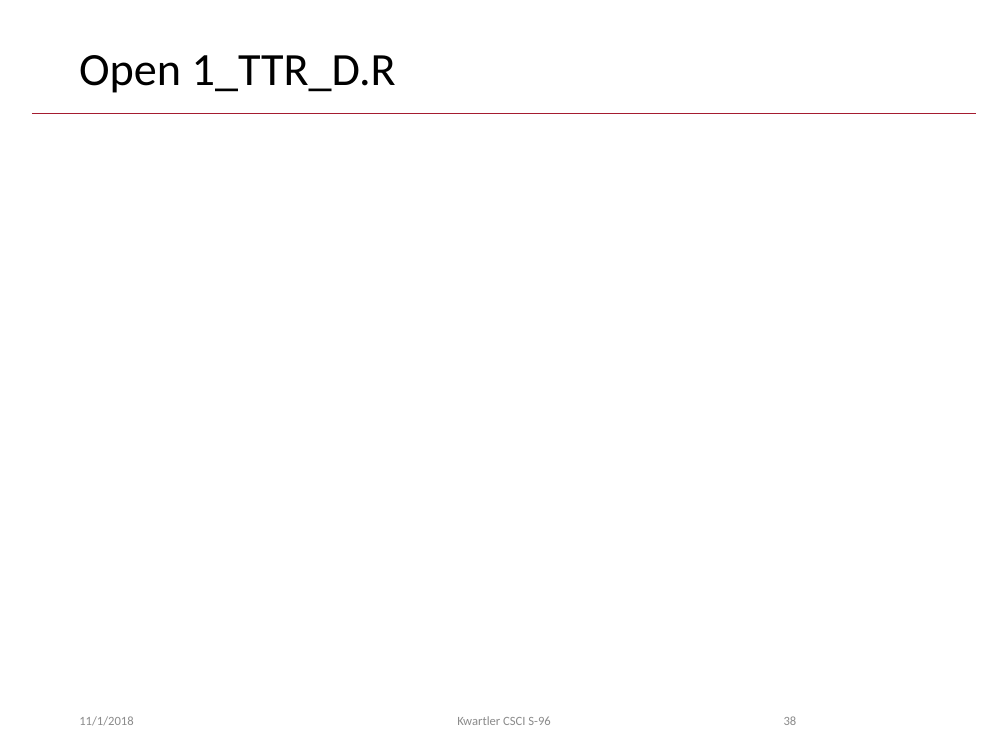
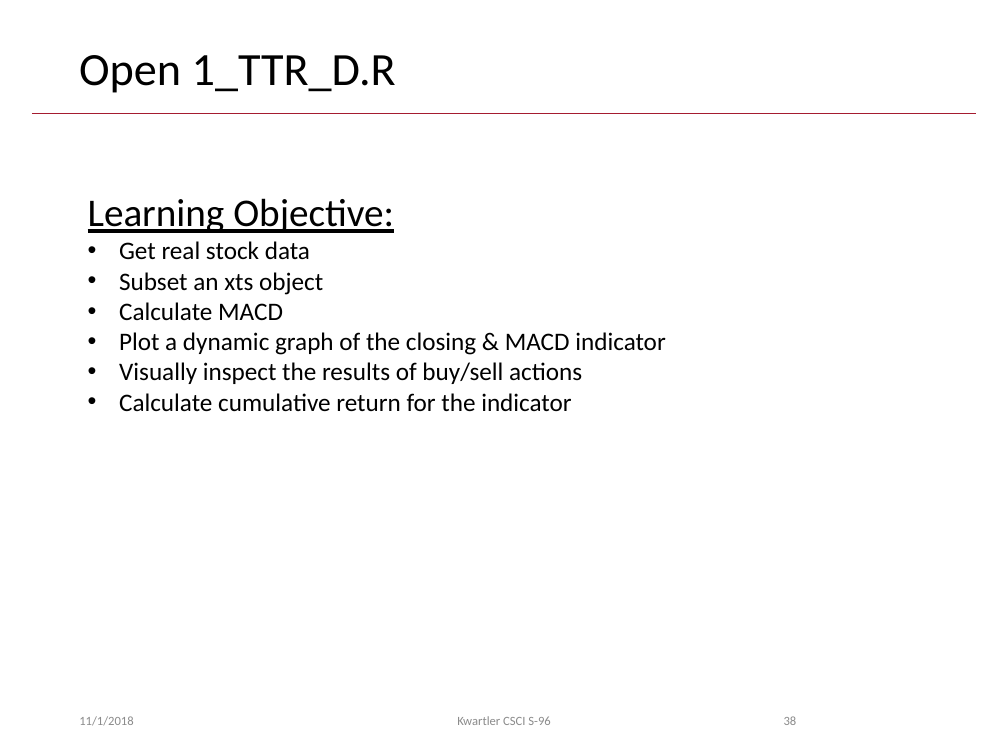
Before and after one commit to EvanShui/ODSC_west_2018, a slide deck: slide 38 of Intro to Technical Financial Evaluation with R.pptx. Drawn at 1008x756 pixels with LibreOffice and Linux fonts; fonts in the diff are those of the drawing; background and template pictures are left out. Boxes give left, top, right and bottom in pixels: in the first picture for what was removed or moved away, otherwise in the second. Text is boxed around its words. In the diff, an @@ line names an element or a change of style, - is before the commit and + after.

```diff
--- a/Intro to Technical Financial Evaluation with R.pptx
+++ b/Intro to Technical Financial Evaluation with R.pptx
@@ text added at box(88, 198, 665, 412), 18 pt, text #000000 @@
+Learning Objective:
+• Get real stock data
+• Subset an xts object
+• Calculate MACD
+• Plot a dynamic graph of the closing & MACD indicator
+• Visually inspect the results of buy/sell actions
+• Calculate cumulative return for the indicator
```
Also in this commit, not shown: 6 other slides changed, 1 other file.
